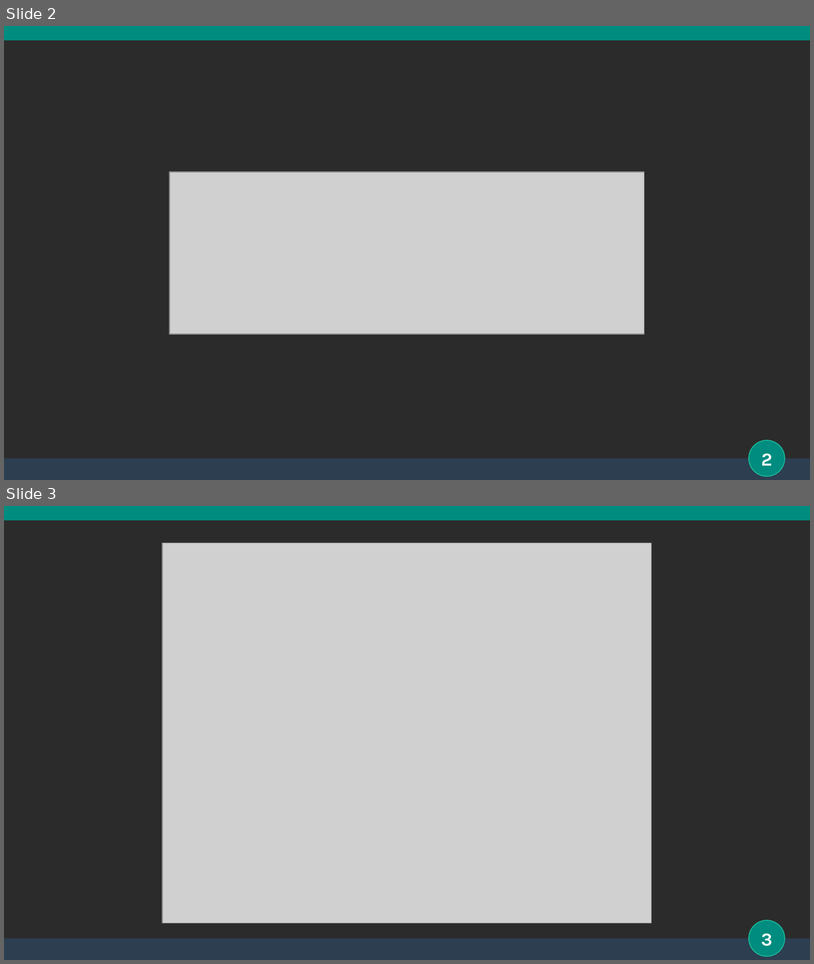
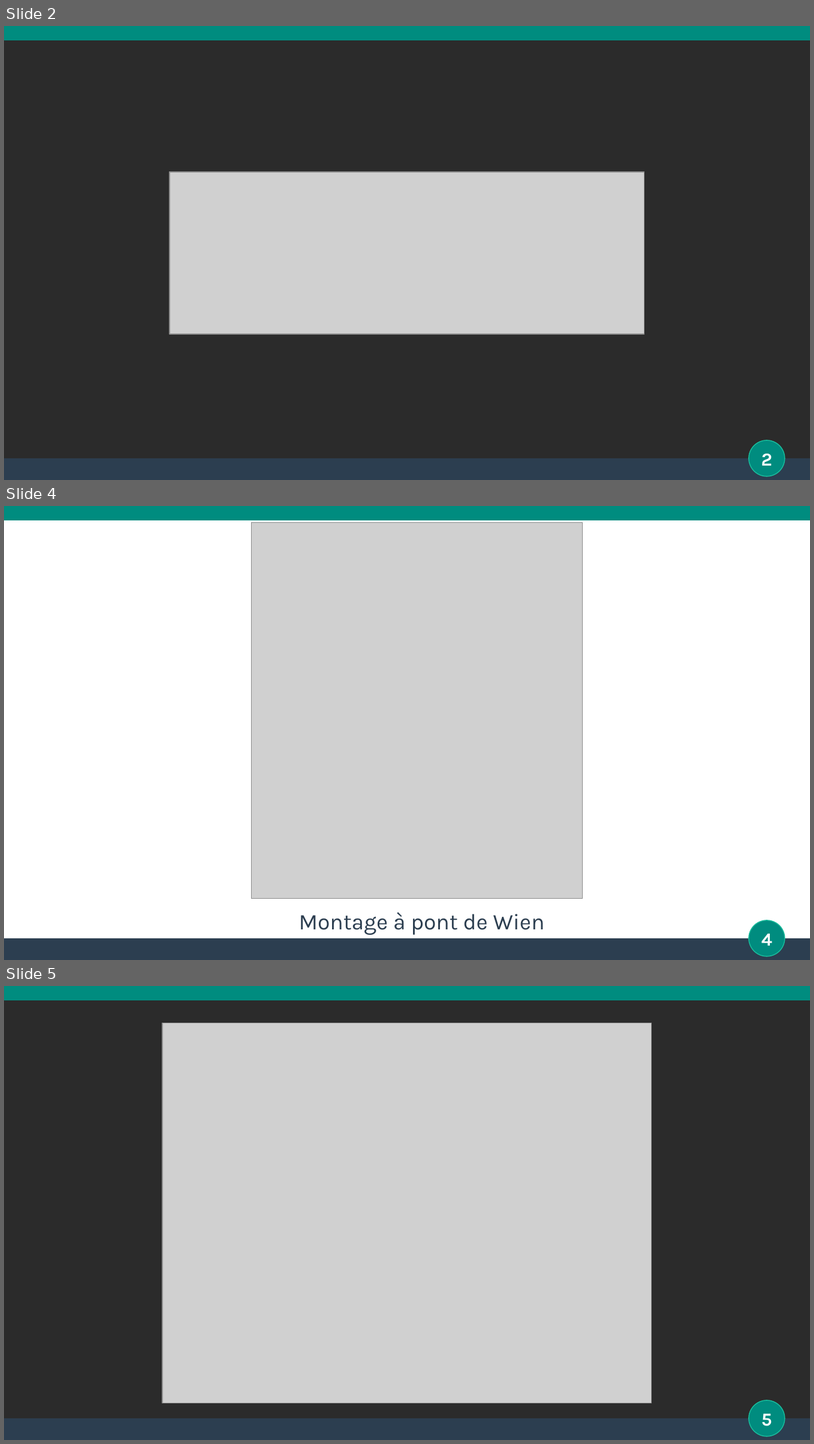
Before and after one commit to stoleks/Agregat-2022, a slide deck: LP/11-retroaction_oscillations/retroaction_oscillations.odp. Shown one above the other, each under a label of ours: slides 2 and 3 before the commit, slides 2, 4 and 5 after it; the slides between them are not shown. The pictures are 814x964 and 814x1444 pixels, drawn with LibreOffice and Linux fonts; fonts in the diff are those of the drawing; grey boxes stand for pictures; background and template pictures are left out; a plain dark background stands for a picture behind light text. Boxes give left, top, right and bottom in pixels: in the first picture for what was removed or moved away, otherwise in the second. Text is boxed around its words. In the diff, an @@ line names an element or a change of style, - is before the commit and + after.

```diff
--- a/LP/11-retroaction_oscillations/retroaction_oscillations.odp
+++ b/LP/11-retroaction_oscillations/retroaction_oscillations.odp
@@ slide 4 added at (x1=4, y1=506, x2=810, y2=960), background picture (left out); not listed: 4 template elements that a slide beside it also shows @@
@@ picture added at (x1=252, y1=523, x2=584, y2=898) @@
@@ text added at (x1=299, y1=912, x2=545, y2=934), 22 pt, text #2C3E50 @@
+Montage à pont de Wien
@@ what was slide 3 is now slide 5 @@
@@ page number at (x1=762, y1=1413, x2=773, y2=1426): text changed @@
-3
+5
```
Also in this commit, not shown: 1 other slide added, 1 slide removed, 13 other files.
